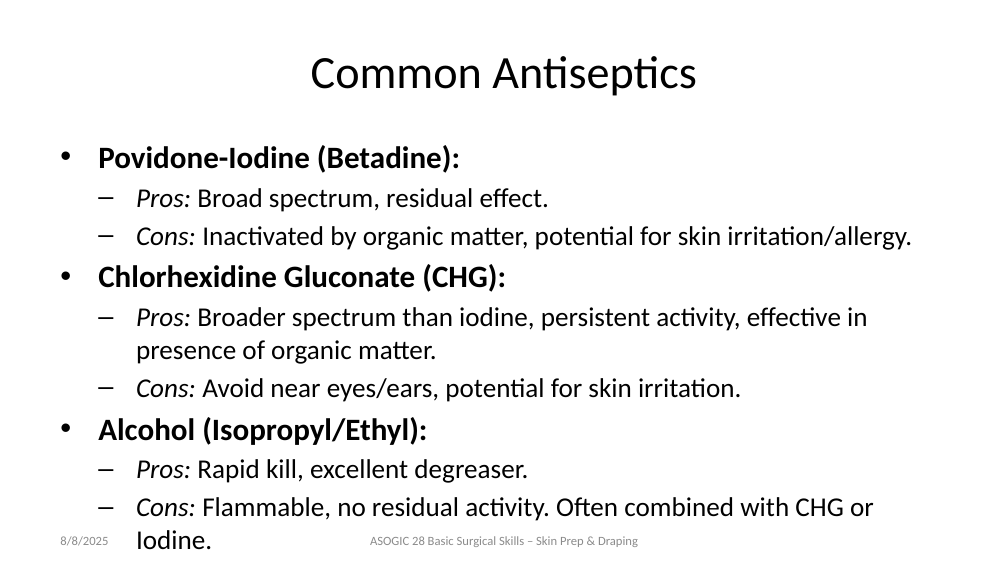
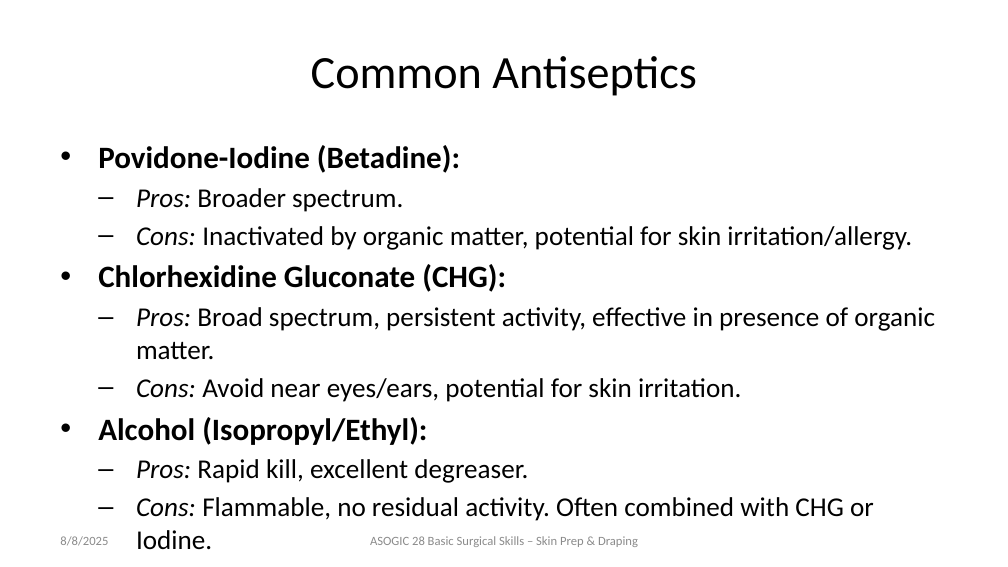
Before and after one commit to hamdybakry/hb, a slide deck: slide 6 of Skin Preparation & Draping - 2025-08-08.pptx. Drawn at 1008x567 pixels with LibreOffice and Linux fonts; fonts in the diff are those of the drawing. Boxes give left, top, right and bottom in pixels: in the first picture for what was removed or moved away, otherwise in the second. Text is boxed around its words. In the diff, an @@ line names an element or a change of style, - is before the commit and + after.

```diff
--- a/Skin Preparation & Draping - 2025-08-08.pptx
+++ b/Skin Preparation & Draping - 2025-08-08.pptx
@@ text at box(136, 188, 403, 212): text changed @@
-  – Pros: Broad spectrum, residual effect.
+  – Pros: Broader spectrum.
@@ text at box(136, 307, 935, 360): text changed @@
-  – Pros: Broader spectrum than iodine, persistent activity, effective in presence of organic matter.
+  – Pros: Broad spectrum, persistent activity, effective in presence of organic matter.
```
